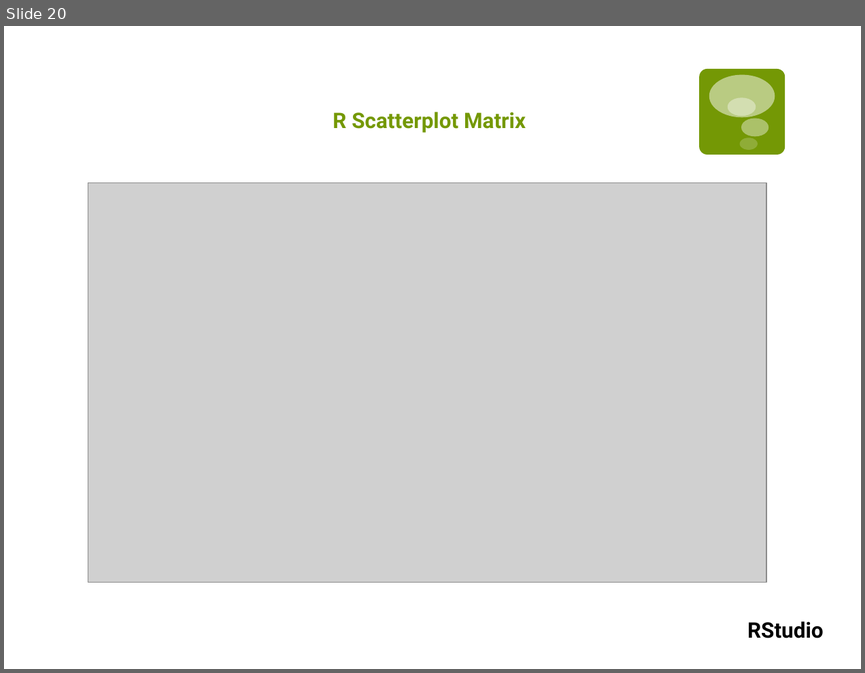
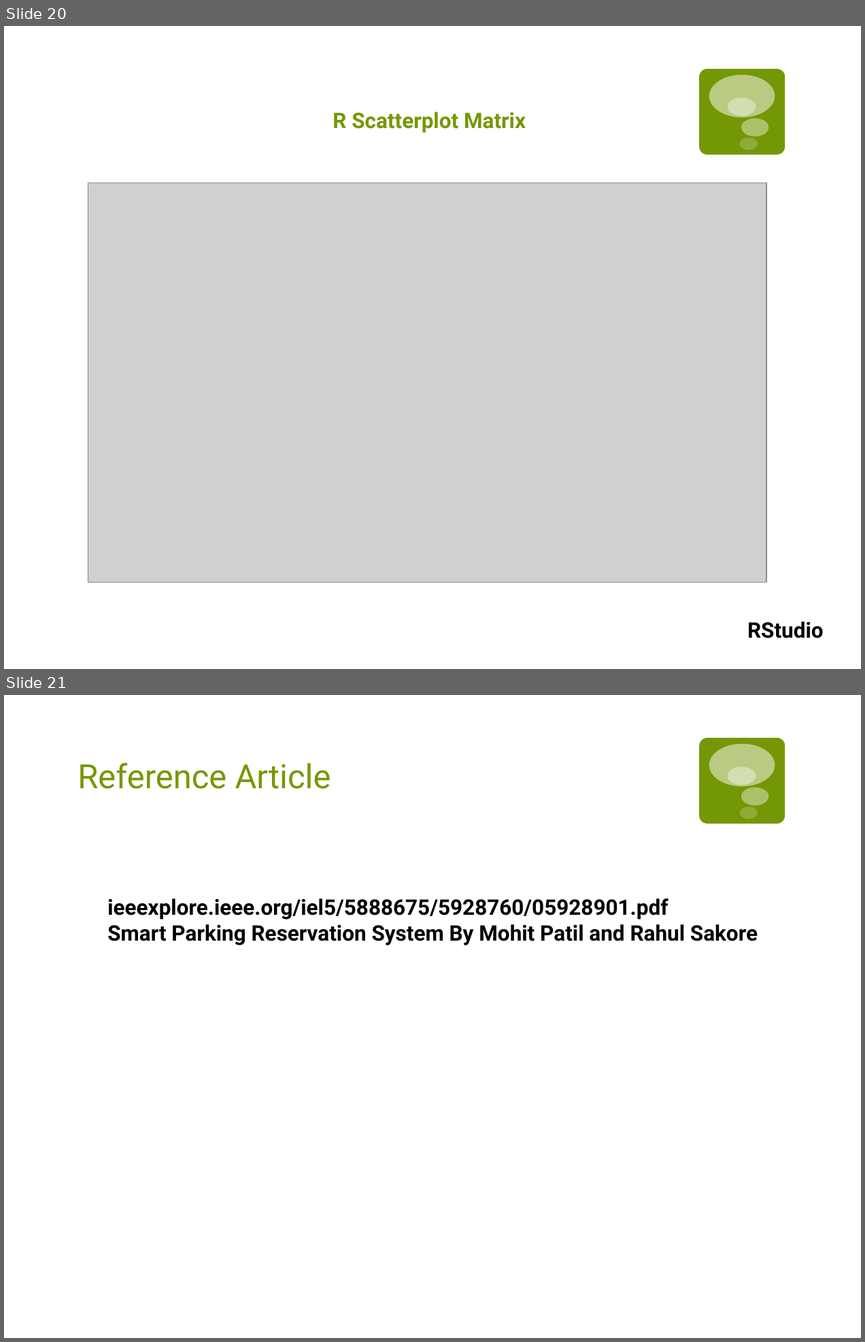
Before and after one commit to joannarosaly/data, a slide deck: Assignment Four Competitor Article Presentation.pptx. Shown one above the other, each under a label of ours: slide 20 before the commit, slides 20 and 21 after it. The pictures are 865x673 and 865x1342 pixels, drawn with LibreOffice and Linux fonts; fonts in the diff are those of the drawing; grey boxes stand for pictures. Boxes give left, top, right and bottom in pixels: in the first picture for what was removed or moved away, otherwise in the second. Text is boxed around its words. In the diff, an @@ line names an element or a change of style, - is before the commit and + after.

```diff
--- a/Assignment Four Competitor Article Presentation.pptx
+++ b/Assignment Four Competitor Article Presentation.pptx
@@ slide 21 added at (4,695,861,1338), background #FFFFFF; not listed: 5 template elements that a slide beside it also shows @@
@@ title added at (77,762,331,789), 28 pt, text #749805 @@
+Reference Article
@@ text added at (107,898,757,945), 18 pt, text #000000, bold @@
+ieeexplore.ieee.org/iel5/5888675/5928760/05928901.pdf
+Smart Parking Reservation System By Mohit Patil and Rahul Sakore
```
